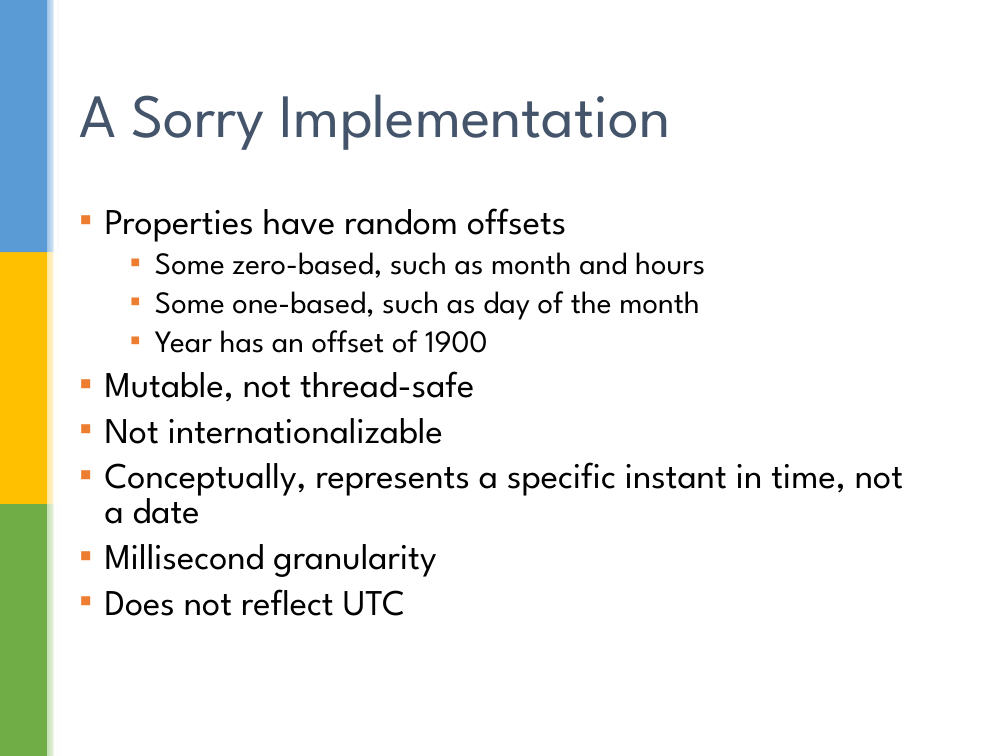
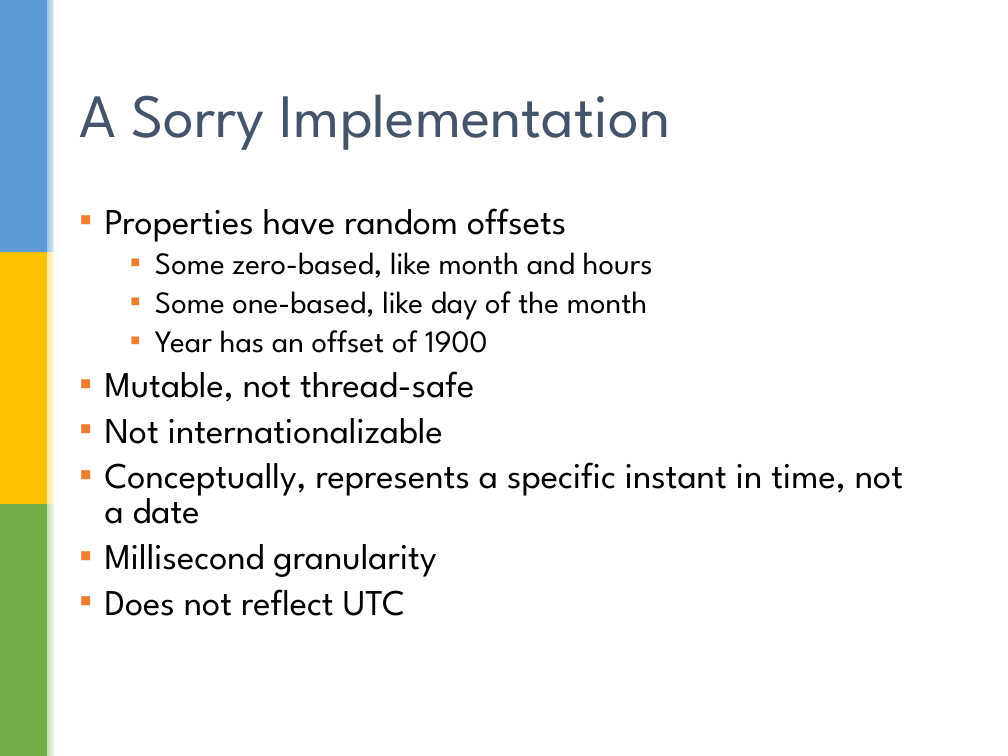
Before and after one commit to sualeh/make-a-date, a slide deck: slide 3 of Java 8 Date and Time API.pptx. Drawn at 1008x756 pixels with LibreOffice and Linux fonts; fonts in the diff are those of the drawing; background and template pictures are left out. Boxes give left, top, right and bottom in pixels: in the first picture for what was removed or moved away, otherwise in the second. Text is boxed around its words. In the diff, an @@ line names an element or a change of style, - is before the commit and + after.

```diff
--- a/Java 8 Date and Time API.pptx
+++ b/Java 8 Date and Time API.pptx
@@ text at bbox=[155, 252, 653, 320]: text changed @@
-  ▪ Some zero-based, such as month and hours
-  ▪ Some one-based, such as day of the month
+  ▪ Some zero-based, like month and hours
+  ▪ Some one-based, like day of the month
```
Also in this commit, not shown: 24 other slides changed, 1 slide added, 1 slide removed.
